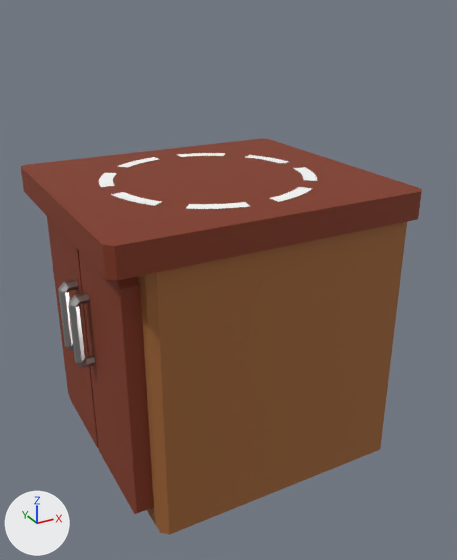
What one commit did to the FBX model Assets/Meshes/Kitchen/Counters/Plates_Counter.fbx.
Both versions are drawn from a 50 mm lens placed at (-1.1, -2.06, 1.19), pointed at (-0.01, -0.07, 0.2). Arrows for +X, +Y and +Z are at lower left; the lights stay in place. Where no turn or scale is listed for an object, it has been applied to the vertices.

Objects in the first picture: 'Circle', 'Counter_Base', 'Counter_Doors', 'Counter_Handles', 'Counter_Top'.
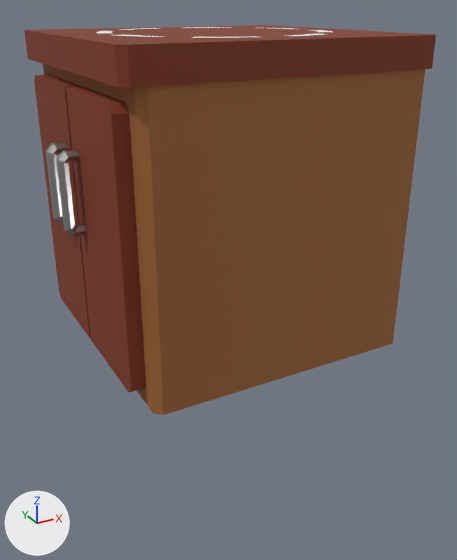
The edits, one by one:
me_cube_001 has 24 vertices, 16 faces and spans x -0.031..0.031, y -0.428..0.428, z -0.45..0.45.
me_cube_001 is used by ob_counter_doors; location (-0.531, 0.0, 0.0).
me_cube_001 part 2: the whole mesh is scaled about its middle by (0.8, 0.994, 1), then moved by (-0.525, 0.0, 0.5).
me_vert has 72 vertices, 60 faces and spans x -0.038..0.028, y -0.086..0.086, z -0.141..0.141.
me_vert is used by ob_counter_handles; location (-0.591, 0.0, 0.125).
me_vert part 3: the whole mesh is moved by (-0.578, 0.0, 0.625).
me_cube has 16 vertices, 10 faces and spans x -0.5..0.5, y -0.5..0.5, z -0.5..0.5.
me_cube is used by ob_counter_base; location (0.0, 0.0, 0.0).
me_cube part 1: the whole mesh is moved by (0.0, 0.0, 0.5).
me_cube_002 has 16 vertices, 10 faces and spans x -0.575..0.575, y -0.525..0.525, z -0.05..0.05.
me_cube_002 is used by ob_counter_top; location (-0.05, 0.0, 0.55).
me_cube_002 part 4: the whole mesh is scaled about its middle by (0.925, 0.976, 1).
Object 'Counter_Doors' (ob_counter_doors) moves from (-0.531, 0.0, 0.0) to (0.0, 0.0, 0.0).
Object 'Counter_Handles' (ob_counter_handles) moves from (-0.591, 0.0, 0.125) to (0.0, 0.0, 0.0).
Object 'Counter_Top' (ob_counter_top) moves from (-0.05, 0.0, 0.55) to (-0.018, 0.0, 1.05).
Object 'Circle' (ob_circle) moves from (-0.05, 0.0, 0.6) to (-0.018, 0.0, 1.1).

Location of each change, [x1, y1, x2, y2] in pixels of the pictures (457 x 560 px):
'Counter_Base', mesh moved
    before: [137, 222, 407, 535]
    after: [43, 64, 425, 415]
'Counter_Top', mesh rescaled, moved (55% shorter)
    before: [21, 138, 422, 280]
    after: [24, 25, 436, 88]
'Counter_Doors', mesh rescaled, moved (7% taller)
    before: [47, 217, 154, 514]
    after: [34, 74, 146, 392]
'Counter_Handles', moved
    before: [58, 279, 95, 368]
    after: [46, 142, 86, 236]
'Circle', moved
    before: [99, 153, 317, 209]
    after: [96, 27, 332, 38]
